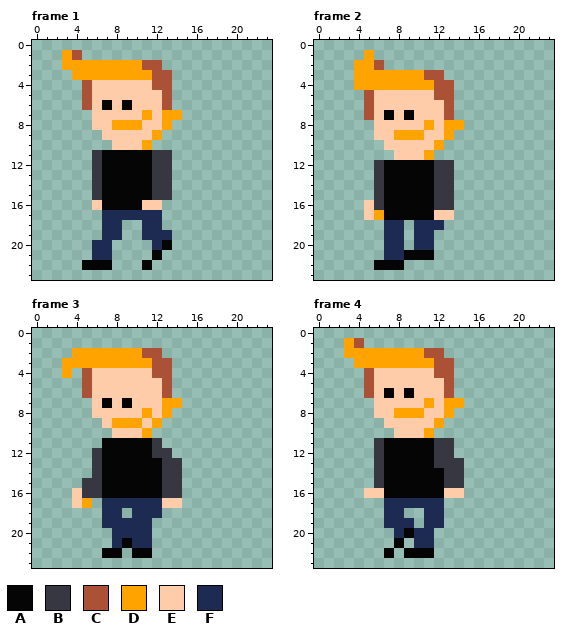
Two versions of one pixel-art file, assets/asesprite/citizen3.ase. The first picture shows the starting point.
24x24 pixels, 166 frames. Colours within 5 levels of each other are drawn and written as one. Shown: frame 1, frame 2, frame 3, frame 4. The commit also changed other frames, which this record leaves out.
Palette (. is transparent): A #050505  B #373741  C #ab5236  D #ffa300  E #ffccaa  F #1d2b53
After:
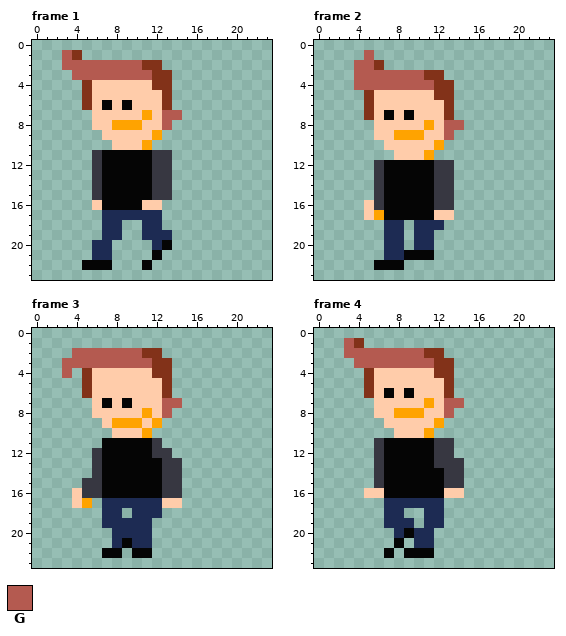
Colours new in this view: G #b45a50
Changes in this commit:
colour C: #ab5236 -> #823219
Frame 1:
y 1: x 3 D -> G
y 2: x 3..10 DDDDDDDD -> GGGGGGGG
y 3: x 4..11 DDDDDDDD -> GGGGGGGG
y 7: x 13..14 DD -> GG
y 8: x 13 D -> G
Frame 2:
y 1: x 5 D -> G
y 2: x 4..5 DD -> GG
y 3: x 4..10 DDDDDDD -> GGGGGGG
y 4: x 4..11 DDDDDDDD -> GGGGGGGG
y 8: x 13..14 DD -> GG
y 9: x 13 D -> G
Frame 3:
y 2: x 4..10 DDDDDDD -> GGGGGGG
y 3: x 3..11 DDDDDDDDD -> GGGGGGGGG
y 4: x 3 D -> G
y 7: x 13..14 DD -> GG
y 8: x 13 D -> G
Frame 4: the same change as frame 1
